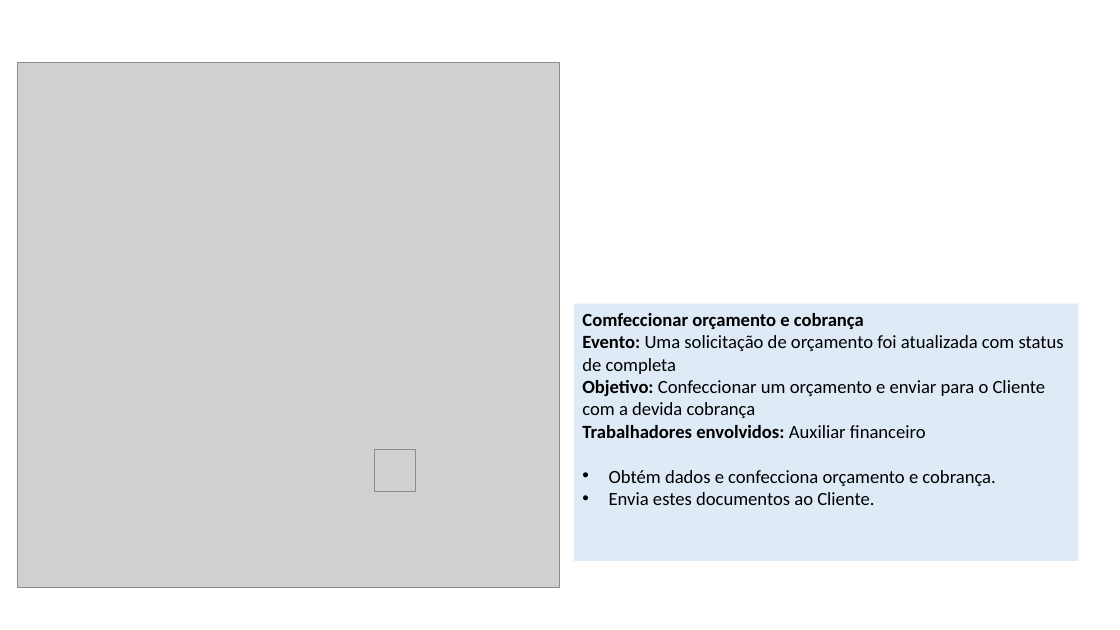
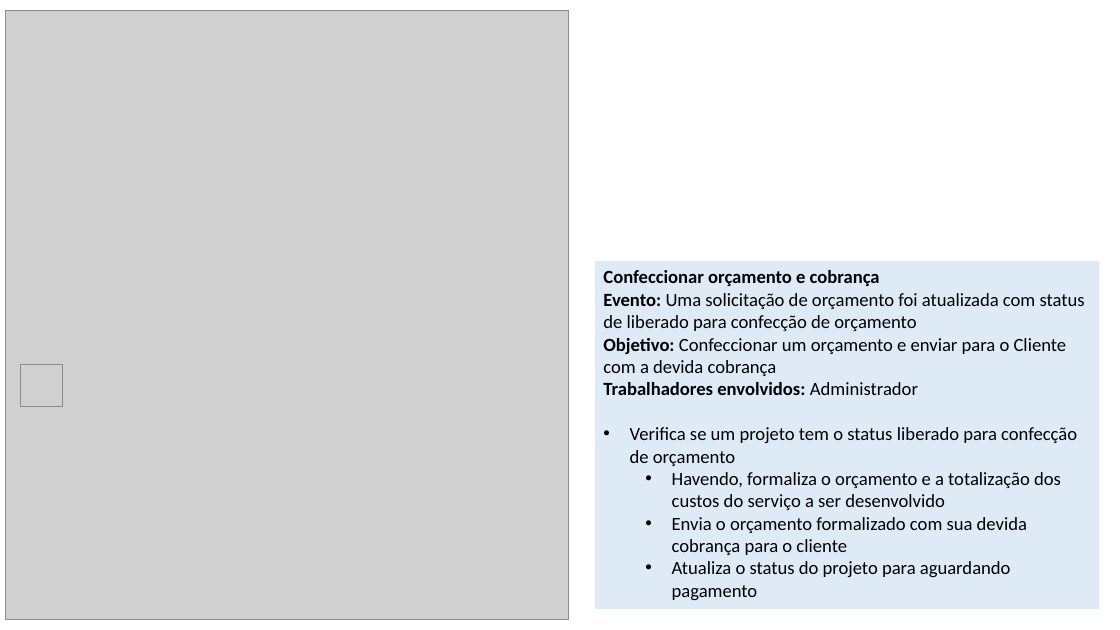
Before and after one commit to somosafsociety/Eng-Soft-EC2A, a slide deck: slide 5 of 18. Descrição dos Processos de Negócio.pptx (slide 8 before the commit). Drawn at 1120x630 pixels with LibreOffice and Linux fonts; fonts in the diff are those of the drawing; grey boxes stand for pictures. Boxes give left, top, right and bottom in pixels: in the first picture for what was removed or moved away, otherwise in the second. Text is boxed around its words. In the diff, an @@ line names an element or a change of style, - is before the commit and + after.

Commit message:
Revisões 16/05
Artefato 15 - Completo e revisado
Artefato 16 - Completo e revisado
Artefato 17 - Completo e revisado
Artefato 18 - Revisado até o processo (slide) 16
Artefato 19 - Precisa trocar as figuras de acordo com o artefato 16 (recomendo usar o ppt do 18 para pegar as figuras)

```diff
--- a/18. Descrição dos Processos de Negócio.pptx
+++ b/18. Descrição dos Processos de Negócio.pptx
@@ picture: place and size @@
-picture at <box>18,63,560,587</box>
+picture at <box>5,10,568,619</box>
@@ rectangle "Confeccionar orçamento e cobrança": place and size @@
-rectangle "Confeccionar orçamento e cobrança" at <box>575,303,1079,560</box>
+rectangle "Confeccionar orçamento e cobrança" at <box>596,261,1100,609</box>
@@ text in rectangle at <box>603,270,1085,331</box>: text changed @@
-Comfeccionar orçamento e cobrança
-Evento: Uma solicitação de orçamento foi atualizada com status de completa
+Confeccionar orçamento e cobrança
+Evento: Uma solicitação de orçamento foi atualizada com status de liberado para confecção de orçamento
@@ picture: place and size @@
-picture at <box>374,450,416,492</box>
+picture at <box>21,365,63,407</box>
@@ text in rectangle at <box>603,382,1077,601</box>: text changed @@
-Trabalhadores envolvidos: Auxiliar financeiro
-• Obtém dados e confecciona orçamento e cobrança.
-• Envia estes documentos ao Cliente.
+Trabalhadores envolvidos: Administrador
+• Verifica se um projeto tem o status liberado para confecção de orçamento
+  • Havendo, formaliza o orçamento e a totalização dos custos do serviço a ser desenvolvido
+  • Envia o orçamento formalizado com sua devida cobrança para o cliente
+  • Atualiza o status do projeto para aguardando pagamento
```
Also in this commit, not shown: 32 other slides changed, 6 other files.
